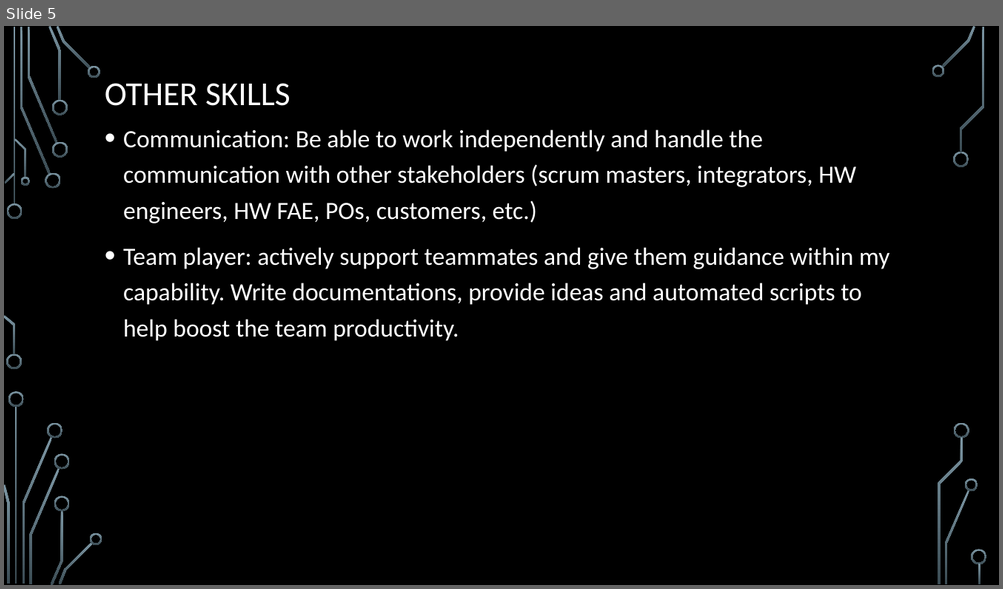
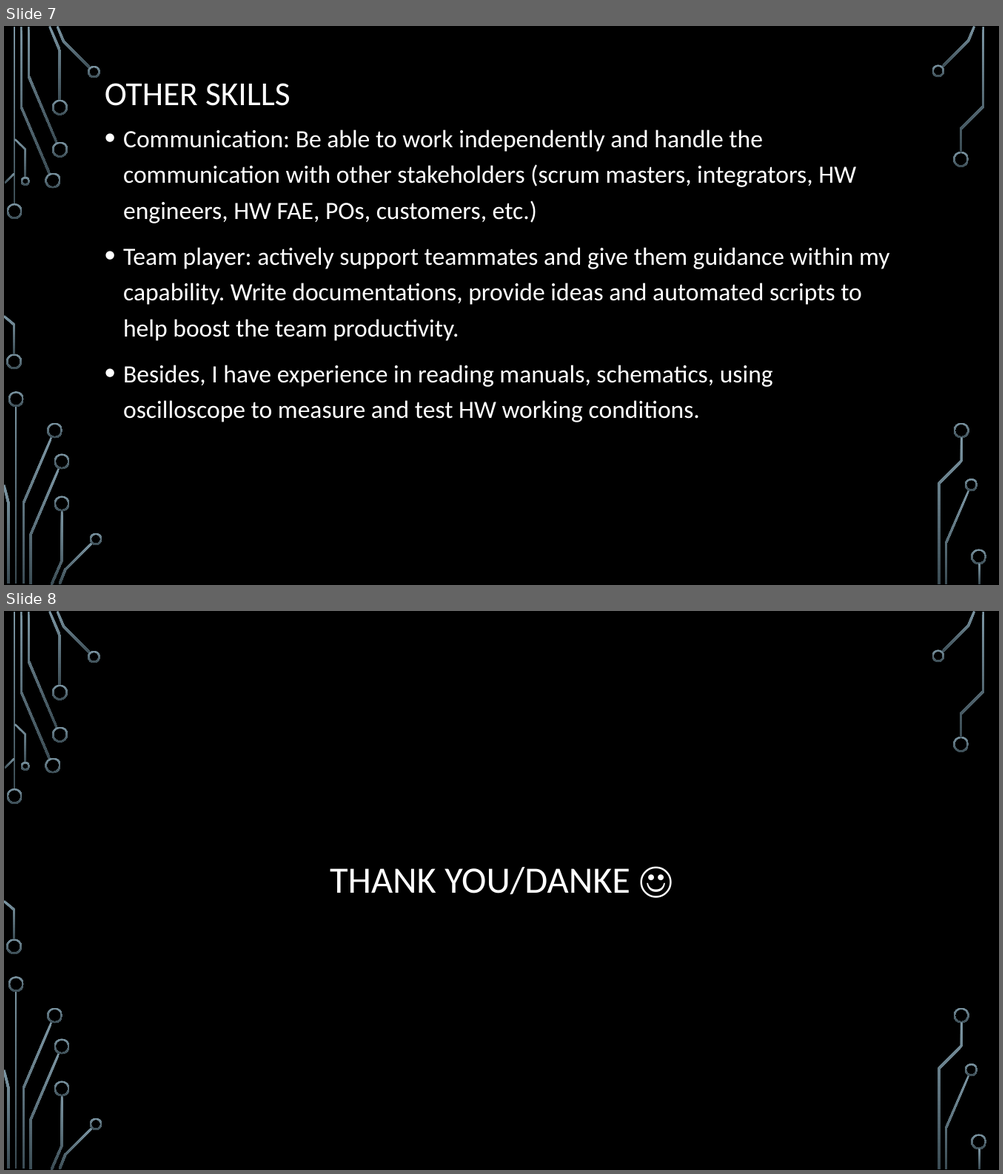
Before and after one commit to truonggiangtran/JobSearch, a slide deck: Presentation/Presentation.pptx. Shown one above the other, each under a label of ours: slide 5 before the commit, slides 7 and 8 after it. The pictures are 1003x589 and 1003x1174 pixels, drawn with LibreOffice and Linux fonts; fonts in the diff are those of the drawing; background and template pictures are left out. Boxes give left, top, right and bottom in pixels: in the first picture for what was removed or moved away, otherwise in the second. Text is boxed around its words. In the diff, an @@ line names an element or a change of style, - is before the commit and + after.

```diff
--- a/Presentation/Presentation.pptx
+++ b/Presentation/Presentation.pptx
@@ slide 8 added at (x1=4, y1=611, x2=999, y2=1170), background picture (left out); not listed: 36 template elements that a slide beside it also shows @@
@@ title added at (x1=330, y1=867, x2=630, y2=894), 36 pt, text #FFFFFF @@
+THANK YOU/DANKE ☺
@@ what was slide 5 is now slide 7 @@
@@ slide 7 changed as well @@
@@ text at (x1=123, y1=365, x2=773, y2=423): paragraph added @@
+• Besides, I have experience in reading manuals, schematics, using oscilloscope to measure and test HW working conditions.
```
Also in this commit, not shown: 4 other slides changed, 2 other slides added, 1 slide removed.
